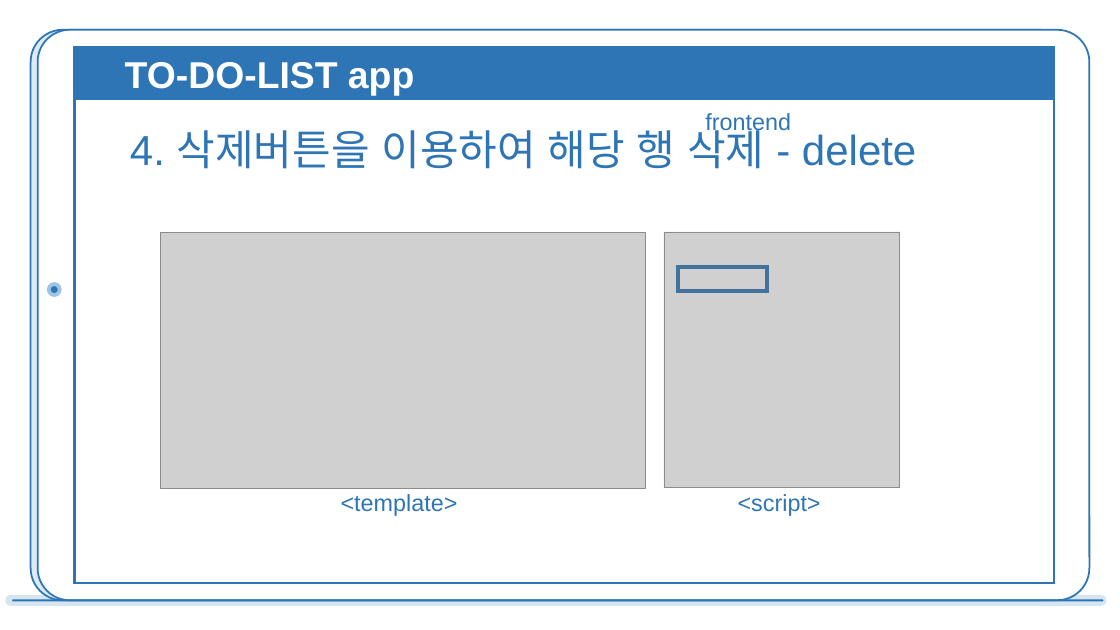
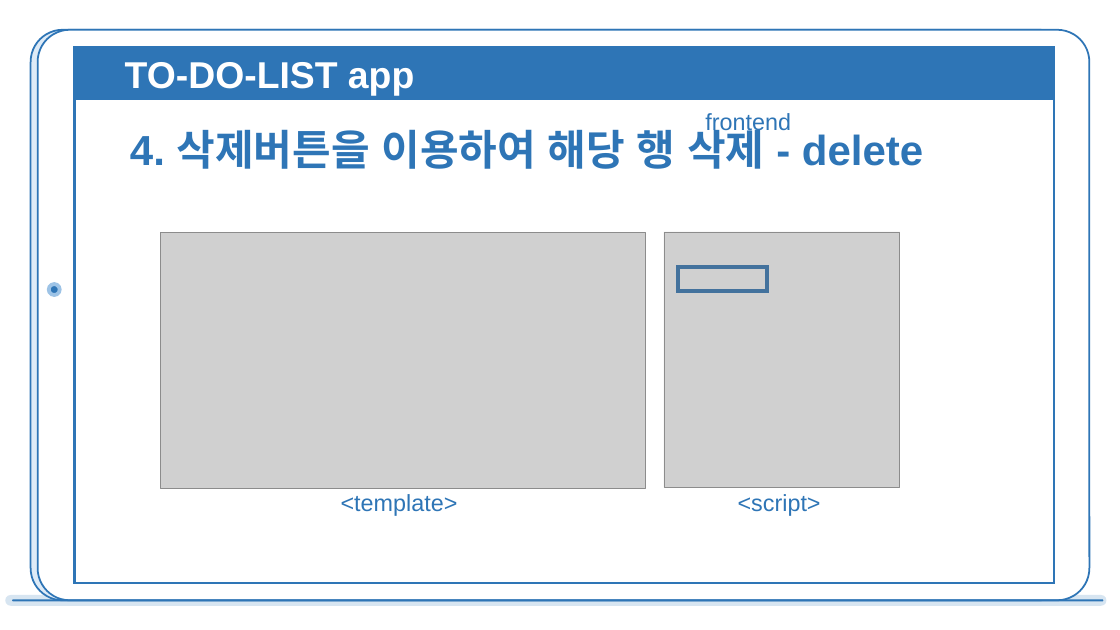
Before and after one commit to hongsuming/MyToDoList, a slide deck: slide 15 of to-do-list.pptx. Drawn at 1120x630 pixels with LibreOffice and Linux fonts; fonts in the diff are those of the drawing; grey boxes stand for pictures. Boxes give left, top, right and bottom in pixels: in the first picture for what was removed or moved away, otherwise in the second. Text is boxed around its words. In the diff, an @@ line names an element or a change of style, - is before the commit and + after.

```diff
--- a/to-do-list.pptx
+++ b/to-do-list.pptx
@@ text "4. 삭제버튼을 이용하여 해당 행 ..." at [130, 123, 923, 169]: bold on @@
```
Also in this commit, not shown: 1 other slide changed.
